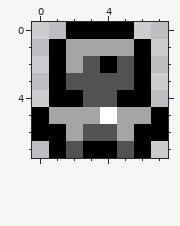
Pixel-art file: assets/sprites/miner.aseprite. This is how it looked before the edit.
8x8 pixels, 1 frame.
Now the later version:
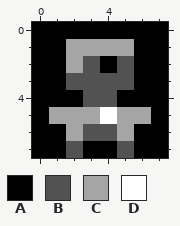
Palette (. is transparent): A #000000  B #525252  C #a5a5a5  D #ffffff
The exact change:
{"change": "layer \"Layer 2\" added"}
{"where": "layer \"Layer 2\""}
{"y":0,"x":0,"old":"..","new":"AA"}
{"y":0,"x":6,"old":"..","new":"AA"}
{"y":1,"x":0,"old":".","new":"A"}
{"y":1,"x":7,"old":".","new":"A"}
{"y":2,"x":0,"old":".","new":"A"}
{"y":2,"x":7,"old":".","new":"A"}
{"y":3,"x":0,"old":".","new":"A"}
{"y":3,"x":7,"old":".","new":"A"}
{"y":4,"x":0,"old":".","new":"A"}
{"y":4,"x":7,"old":".","new":"A"}
{"y":7,"x":0,"old":".","new":"A"}
{"y":7,"x":7,"old":".","new":"A"}
